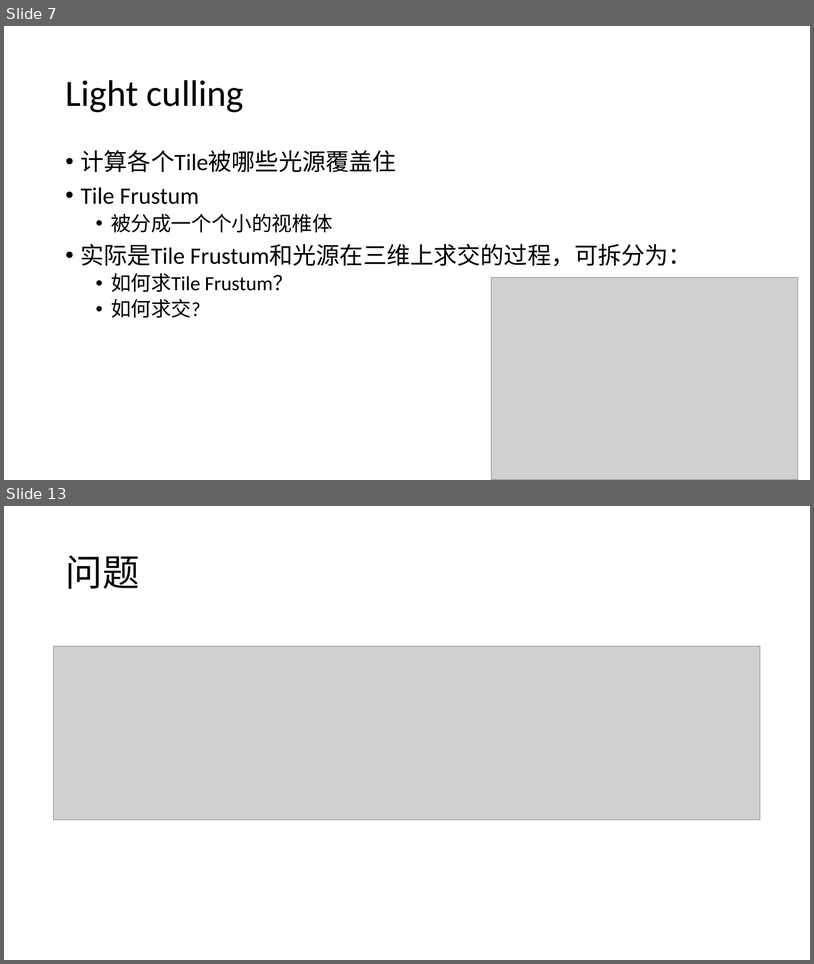
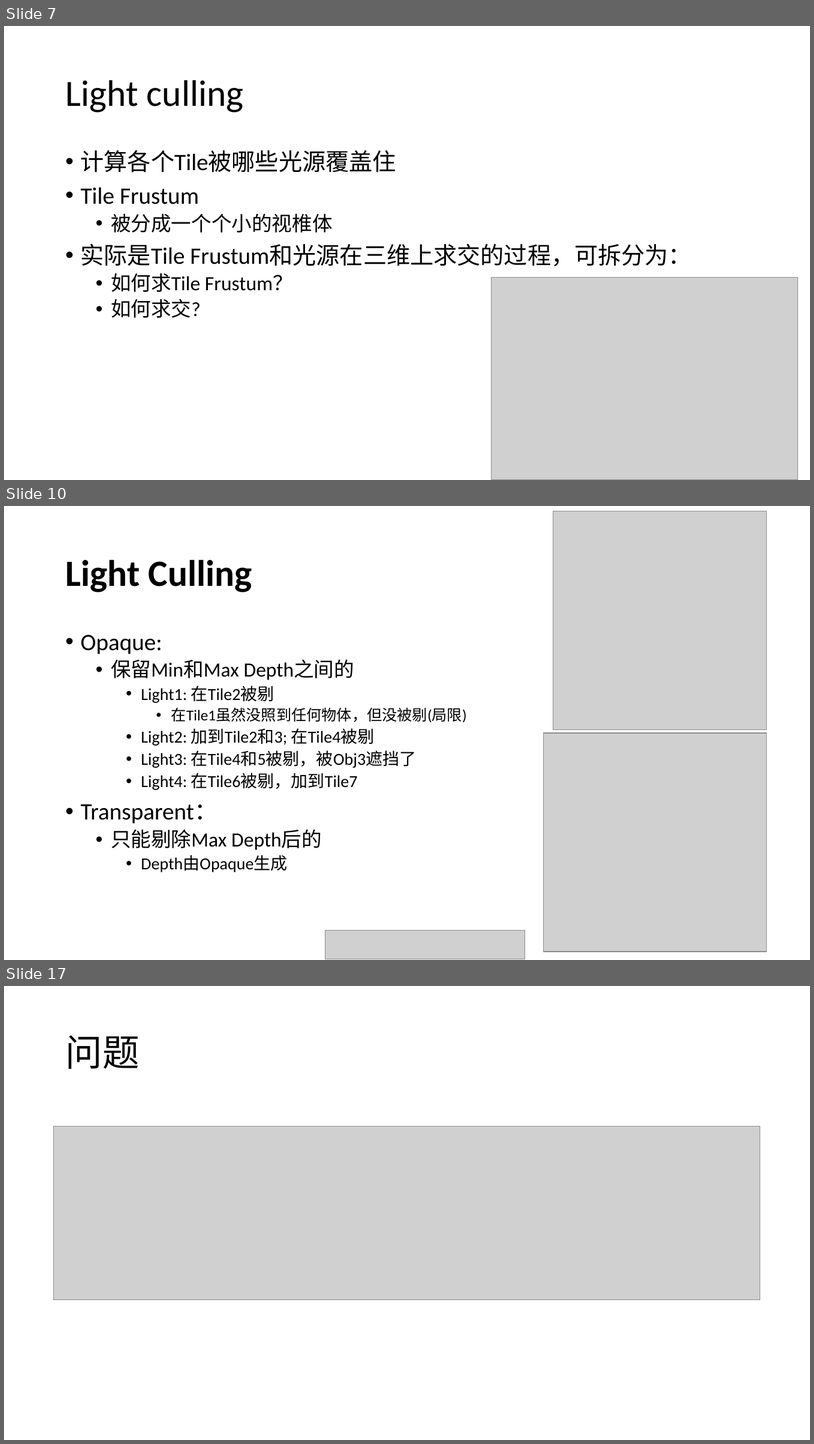
Before and after one commit to liangjuntu/Papers, a slide deck: ForwardPlus/Forward+梁骏图.pptx. Shown one above the other, each under a label of ours: slides 7 and 13 before the commit, slides 7, 10 and 17 after it; the slides between them are not shown. The pictures are 814x964 and 814x1444 pixels, drawn with LibreOffice and Linux fonts; fonts in the diff are those of the drawing; grey boxes stand for pictures. Boxes give left, top, right and bottom in pixels: in the first picture for what was removed or moved away, otherwise in the second. Text is boxed around its words. In the diff, an @@ line names an element or a change of style, - is before the commit and + after.

```diff
--- a/ForwardPlus/Forward+梁骏图.pptx
+++ b/ForwardPlus/Forward+梁骏图.pptx
@@ slide 10 added at box(4, 506, 810, 960), background #FFFFFF @@
@@ picture added at box(553, 511, 767, 729) @@
@@ title added at box(65, 559, 252, 592), 44 pt, text #000000, bold @@
+Light Culling
@@ text added at box(81, 634, 467, 872), 20 pt, text #000000 @@
+• Opaque:
+  • 保留Min和Max Depth之间的
+    • Light1: 在Tile2被剔
+      • 在Tile1虽然没照到任何物体，但没被剔(局限)
+    • Light2: 加到Tile2和3; 在Tile4被剔
+    • Light3: 在Tile4和5被剔，被Obj3遮挡了
+    • Light4: 在Tile6被剔，加到Tile7
+• Transparent：
+  • 只能剔除Max Depth后的
+    • Depth由Opaque生成
@@ picture added at box(543, 733, 767, 951) @@
@@ picture added at box(325, 930, 525, 958) @@
@@ what was slide 13 is now slide 17 @@
```
Also in this commit, not shown: 3 slides changed, 6 other slides added, 3 slides removed.
